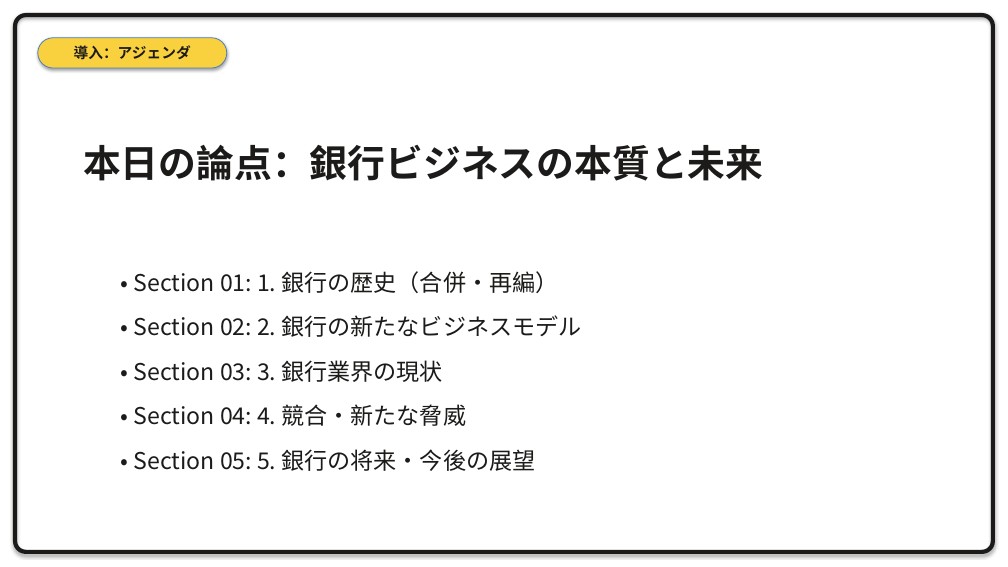
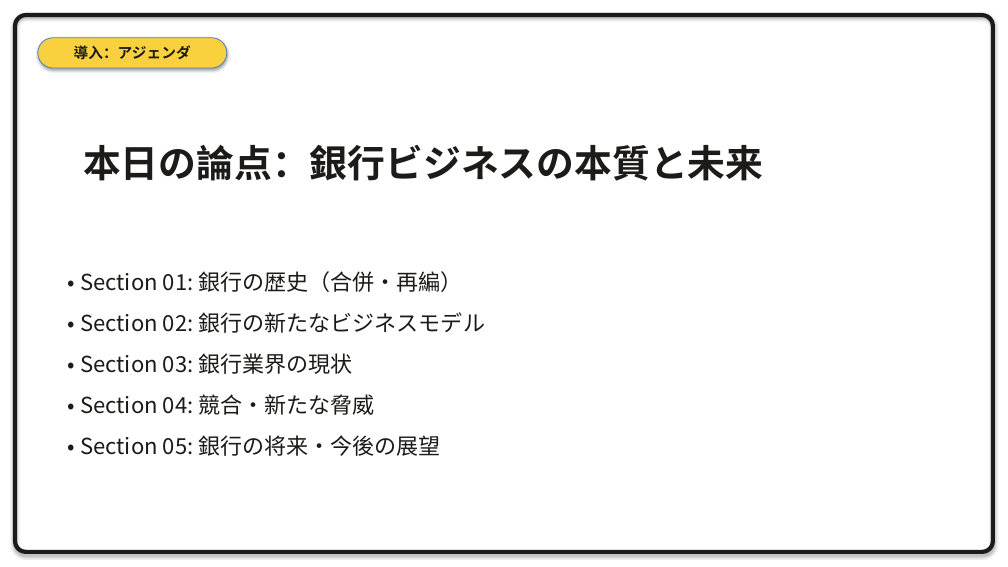
Before and after one commit to xilicrysta/bank-pptx, a slide deck: slide 3 of design-strategy/bank_strategy_presentation.pptx. Drawn at 1008x567 pixels with LibreOffice and Linux fonts; fonts in the diff are those of the drawing. Boxes give left, top, right and bottom in pixels: in the first picture for what was removed or moved away, otherwise in the second. Text is boxed around its words. In the diff, an @@ line names an element or a change of style, - is before the commit and + after.

```diff
--- a/design-strategy/bank_strategy_presentation.pptx
+++ b/design-strategy/bank_strategy_presentation.pptx
@@ text at box(80, 271, 485, 456): text changed; size 22 to 21 pt @@
-• Section 01: 1. 銀行の歴史（合併・再編）
-• Section 02: 2. 銀行の新たなビジネスモデル
-• Section 03: 3. 銀行業界の現状
-• Section 04: 4. 競合・新たな脅威
-• Section 05: 5. 銀行の将来・今後の展望
+• Section 01: 銀行の歴史（合併・再編）
+• Section 02: 銀行の新たなビジネスモデル
+• Section 03: 銀行業界の現状
+• Section 04: 競合・新たな脅威
+• Section 05: 銀行の将来・今後の展望
```
Also in this commit, not shown: 14 other slides changed, 1 other file.
